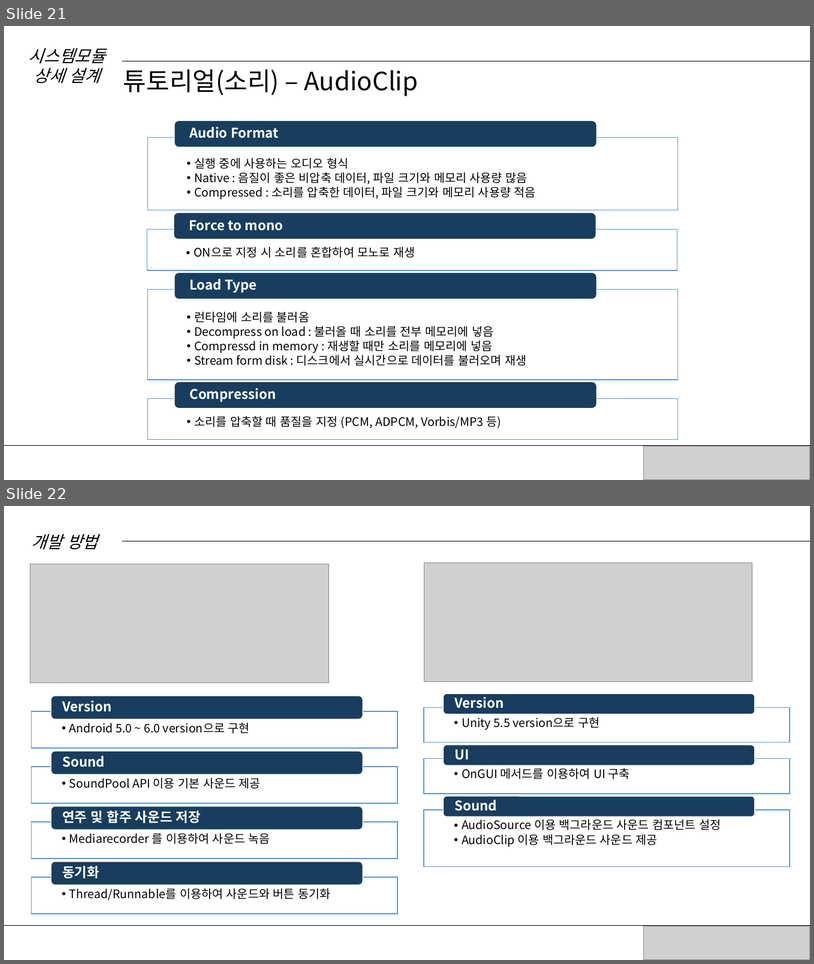
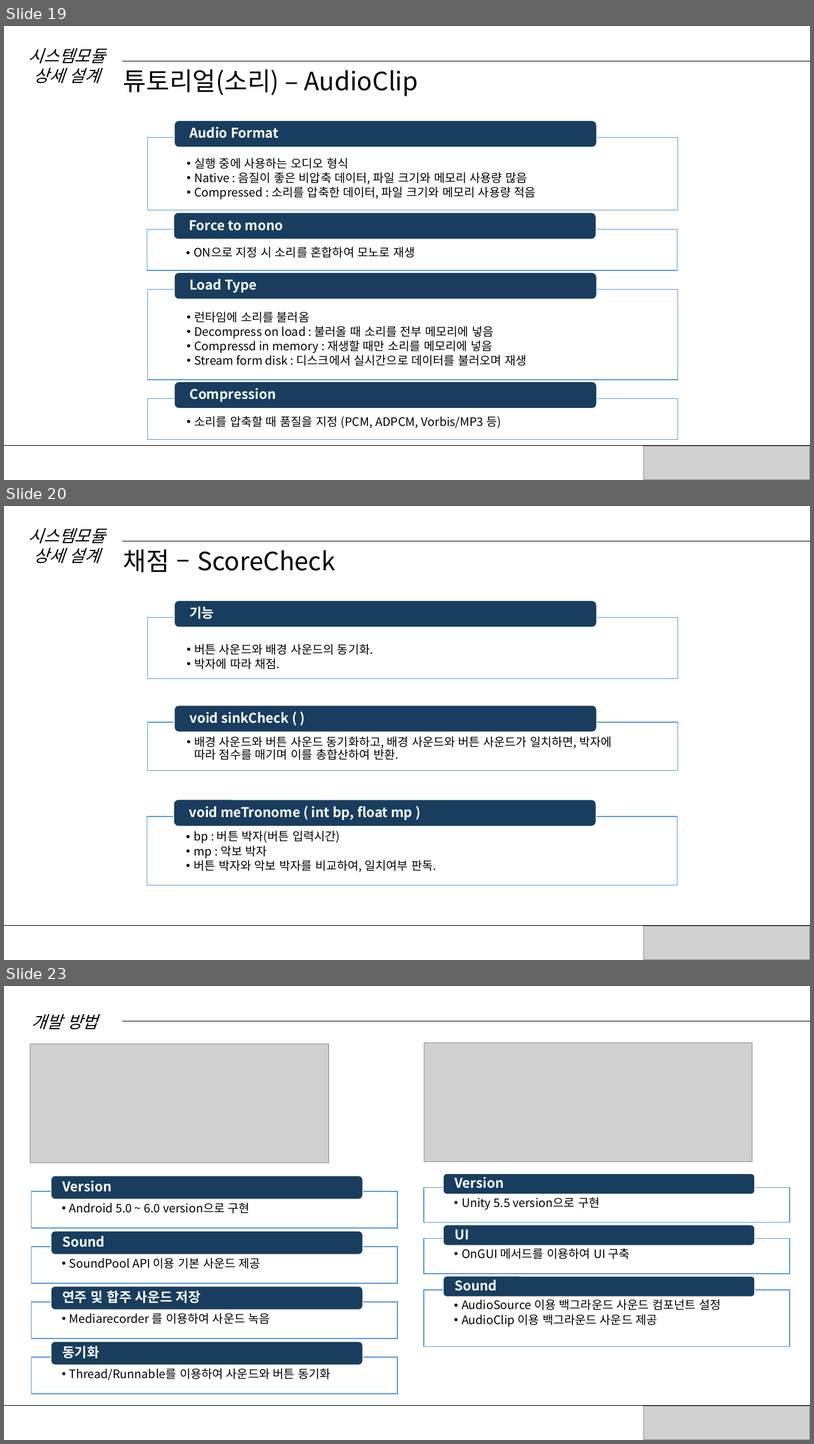
Before and after one commit to MaHyunMin/Capstone, a slide deck: 설계서4-9(마현민, 김무중).pptx. Shown one above the other, each under a label of ours: slides 21 and 22 before the commit, slides 19, 20 and 23 after it; the slides between them are not shown. The pictures are 814x964 and 814x1444 pixels, drawn with LibreOffice and Linux fonts; fonts in the diff are those of the drawing; grey boxes stand for pictures. Boxes give left, top, right and bottom in pixels: in the first picture for what was removed or moved away, otherwise in the second. Text is boxed around its words. In the diff, an @@ line names an element or a change of style, - is before the commit and + after.

Commit message:
2차 재심 설계서자료

```diff
--- a/설계서4-9(마현민, 김무중).pptx
+++ b/설계서4-9(마현민, 김무중).pptx
@@ slide 20 added at (4,506,810,960), background #FFFFFF @@
@@ text added at (28,528,105,564), 20 pt, text #000000, italic @@
+시스템모듈 상세 설계
@@ line added from (123, 541) to (810, 541), #000000 0.5 pt @@
@@ text added at (123,549,335,573), 30 pt, text #000000 @@
+채점 – ScoreCheck
@@ rounded rectangle added at (174,600,597,627), fill #183D5E, outline #FFFFFF 1 pt @@
@@ text added at (189,606,214,619), 16 pt, text #FFFFFF, bold @@
+기능
@@ rectangle added at (148,618,678,678), fill #FFFFFF at 90% opacity, outline #5B9BD5 1 pt @@
@@ text added at (194,643,374,669), 14 pt, text #000000 @@
+  •• 버튼 사운드와 배경 사운드의 동기화.
+  •• 박자에 따라 채점.
@@ rounded rectangle added at (174,705,597,732), fill #183D5E, outline #FFFFFF 1 pt @@
@@ text added at (189,712,289,723), 16 pt, text #FFFFFF, bold @@
+void sinkCheck ( )
@@ rectangle added at (148,722,678,771), fill #FFFFFF at 90% opacity, outline #5B9BD5 1 pt @@
@@ text added at (194,736,612,760), 14 pt, text #000000 @@
+  •• 배경 사운드와 버튼 사운드 동기화하고, 배경 사운드와 버튼 사운드가 일치하면, 박자에 따라 점수를 매기며 이를 총합산하여 반환.
@@ rounded rectangle added at (174,799,597,826), fill #183D5E, outline #FFFFFF 1 pt @@
@@ text added at (189,806,413,820), 16 pt, text #FFFFFF, bold @@
+void meTronome ( int bp, float mp )
@@ rectangle added at (147,816,678,885), fill #FFFFFF at 90% opacity, outline #5B9BD5 1 pt @@
@@ text added at (194,830,437,872), 14 pt, text #000000 @@
+  •• bp : 버튼 박자(버튼 입력시간)
+  •• mp : 악보 박자
+  •• 버튼 박자와 악보 박자를 비교하여, 일치여부 판독.
@@ line added from (4, 925) to (810, 925), #000000 0.5 pt @@
@@ picture added at (644,926,810,960) @@
@@ what was slide 21 is now slide 19 @@
@@ what was slide 22 is now slide 23 @@
```
Also in this commit, not shown: 8 slides changed, 3 other slides added, 2 slides removed, 2 other files.
